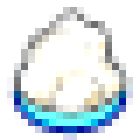
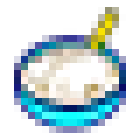
Layer changes from the first w=140, h=140 image to the second:
renamed "Слой 1" to "sour-cream", painted on it over box(14, 7, 126, 133)
removed layer "Фигура 4" from group "sour-cream" over box(14, 14, 126, 112)
removed layer "Фигура 3" from group "sour-cream" over box(7, 49, 133, 140)
